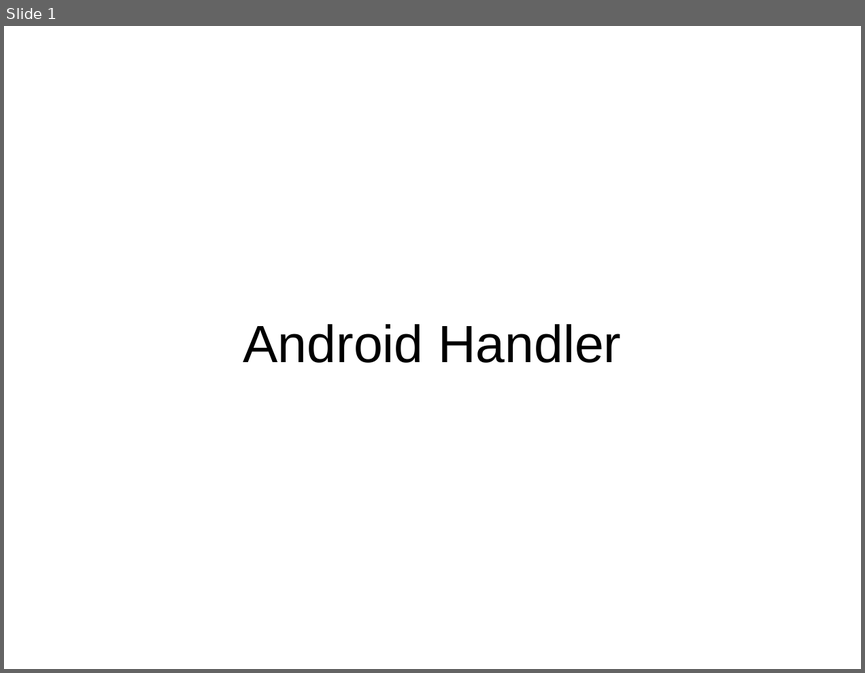
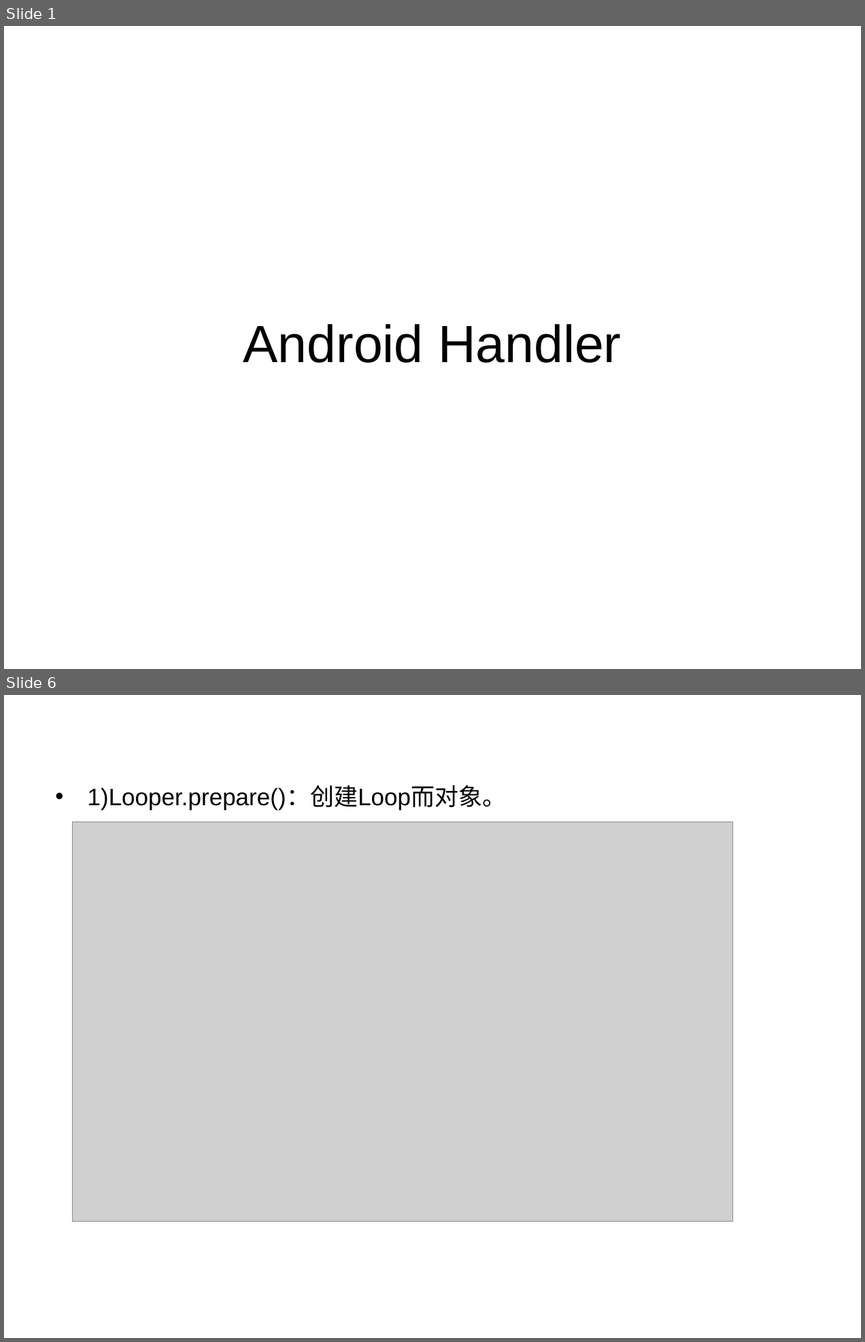
Before and after one commit to PeakLi/Android-Handler, a slide deck: Android Handler.ppt. Shown one above the other, each under a label of ours: slide 1 before the commit, slides 1 and 6 after it; the slides between them are not shown. The pictures are 865x673 and 865x1342 pixels, drawn with LibreOffice and Linux fonts; fonts in the diff are those of the drawing; grey boxes stand for pictures. Boxes give left, top, right and bottom in pixels: in the first picture for what was removed or moved away, otherwise in the second. Text is boxed around its words. In the diff, an @@ line names an element or a change of style, - is before the commit and + after.

```diff
--- a/Android Handler.ppt
+++ b/Android Handler.ppt
@@ slide 6 added at <box>4,695,861,1338</box>, background #FFFFFF @@
@@ text added at <box>88,785,507,809</box>, 20 pt, text #000000 @@
+• 1)Looper.prepare()：创建Loop而对象。
@@ picture added at <box>73,821,733,1221</box> @@
```
Also in this commit, not shown: 1 slide changed, 6 other slides added, 1 slide removed.
